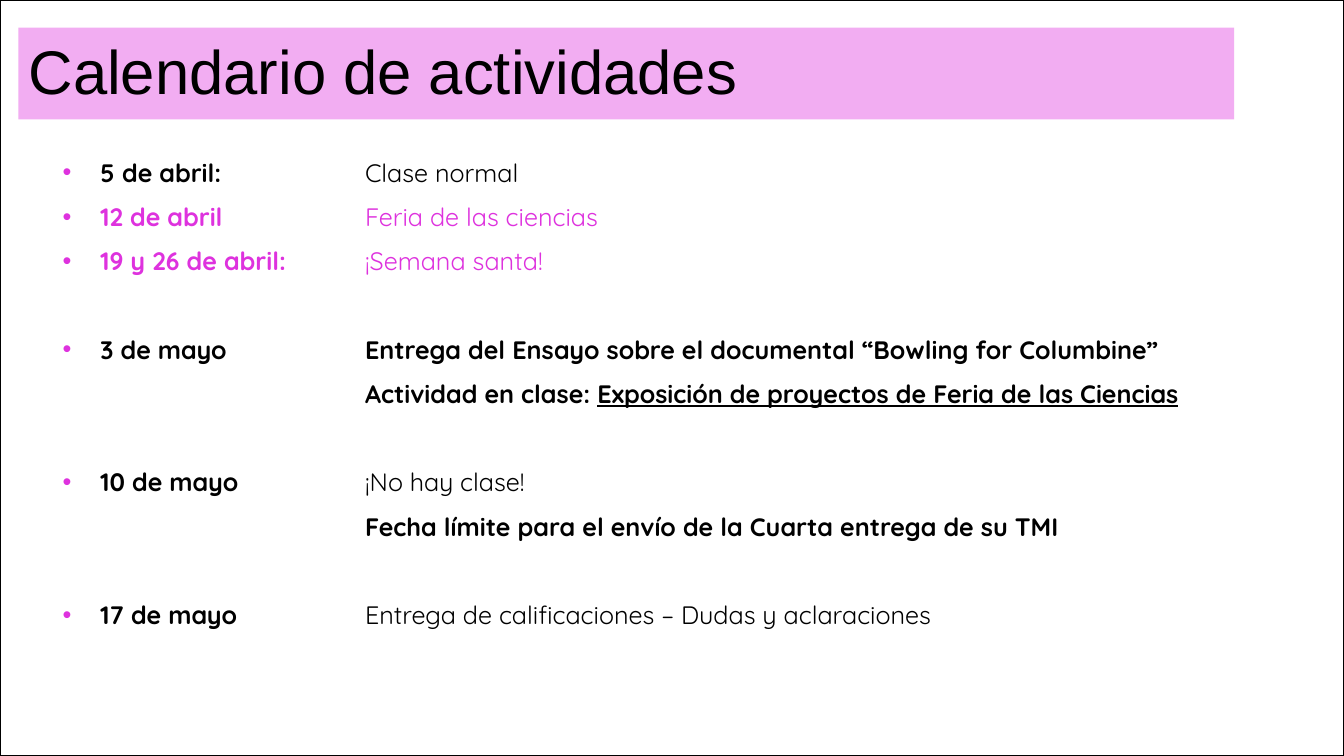
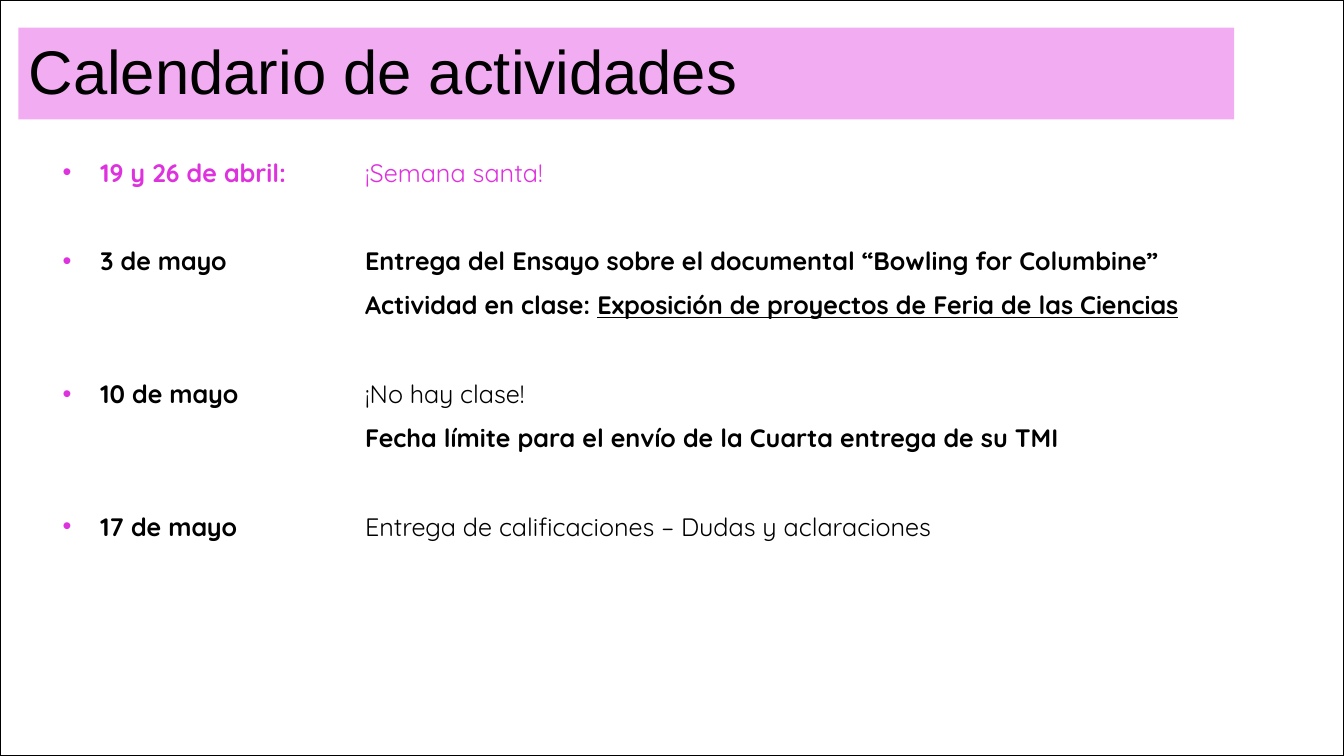
Before and after one commit to Adrifelcha/afchavez-019, a slide deck: slide 5 of JeanPiaget/Presentaciones/UltimaClase.pptx. Drawn at 1344x756 pixels with LibreOffice and Linux fonts; fonts in the diff are those of the drawing. Boxes give left, top, right and bottom in pixels: in the first picture for what was removed or moved away, otherwise in the second. Text is boxed around its words. In the diff, an @@ line names an element or a change of style, - is before the commit and + after.

```diff
--- a/JeanPiaget/Presentaciones/UltimaClase.pptx
+++ b/JeanPiaget/Presentaciones/UltimaClase.pptx
@@ text at bbox=[100, 163, 598, 227]: paragraphs removed @@
-• 5 de abril: Clase normal
-• 12 de abril Feria de las ciencias
```
Also in this commit, not shown: 8 other slides changed, 36 other files.
